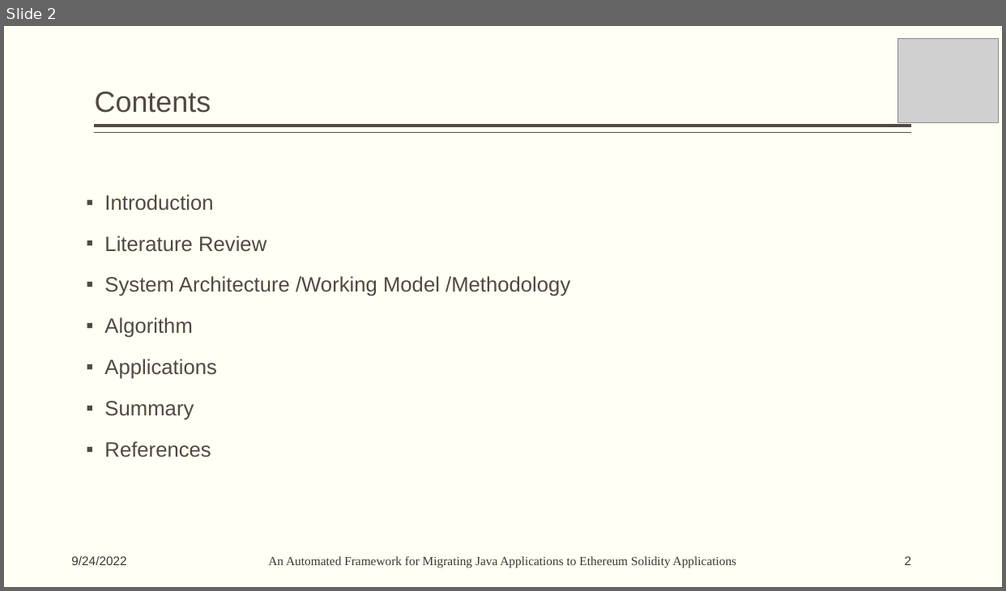
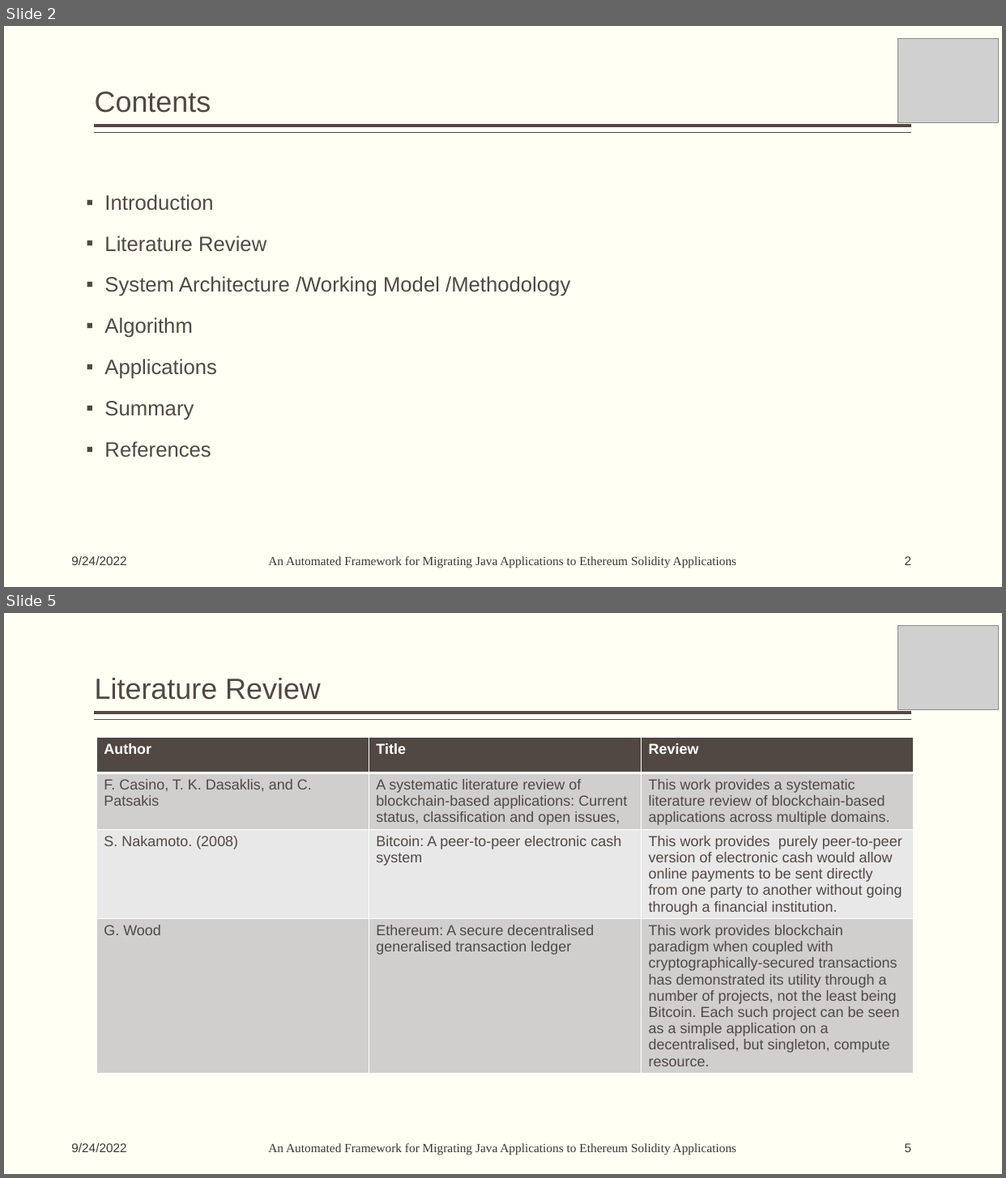
Before and after one commit to sanketshirsath226/College-Practical, a slide deck: Seminar/Seminar_Presentations.pptx. Shown one above the other, each under a label of ours: slide 2 before the commit, slides 2 and 5 after it; the slides between them are not shown. The pictures are 1006x591 and 1006x1178 pixels, drawn with LibreOffice and Linux fonts; fonts in the diff are those of the drawing; grey boxes stand for pictures. Boxes give left, top, right and bottom in pixels: in the first picture for what was removed or moved away, otherwise in the second. Text is boxed around its words. In the diff, an @@ line names an element or a change of style, - is before the commit and + after.

```diff
--- a/Seminar/Seminar_Presentations.pptx
+++ b/Seminar/Seminar_Presentations.pptx
@@ slide 5 added at (4, 613, 1002, 1174), background #FFFFF3; not listed: 2 template elements that a slide beside it also shows @@
@@ picture added at (898, 625, 999, 709) @@
@@ title added at (95, 678, 321, 700), 28 pt, text #514843 @@
+Literature Review
@@ table added at (96, 737, 914, 1093), 4 rows, 3 columns @@
+Author | Title | Review
+F. Casino, T. K. Dasaklis, and C. Patsakis | A systematic literature review of blockchain-based applications: Current status, classification and open issues, | This work provides a systematic literature review of blockchain-based applications across multiple domains.
+S. Nakamoto. (2008) | Bitcoin: A peer-to-peer electronic cash system | This work provides purely peer-to-peer version of electronic cash would allow online payments to be sent directly from one party to another without going through a financial institution.
+G. Wood | Ethereum: A secure decentralised generalised transaction ledger | This work provides blockchain paradigm when coupled with cryptographically-secured transactions has demonstrated its utility through a number of projects, not the least being Bitcoin. Each such project can be seen as a simple application on a decentralised, but singleton, compute resource.
@@ text added at (71, 1144, 126, 1152), 12 pt, text #3C3632 @@
+9/24/2022
@@ text added at (268, 1144, 736, 1156), 12 pt, text #3C3632 @@
+An Automated Framework for Migrating Java Applications to Ethereum Solidity Applications
@@ page number added at (905, 1144, 912, 1152), 12 pt, text #3C3632 @@
+5
```
Also in this commit, not shown: 12 slides changed, 1 other slide added, 1 slide removed, 2 other files.
